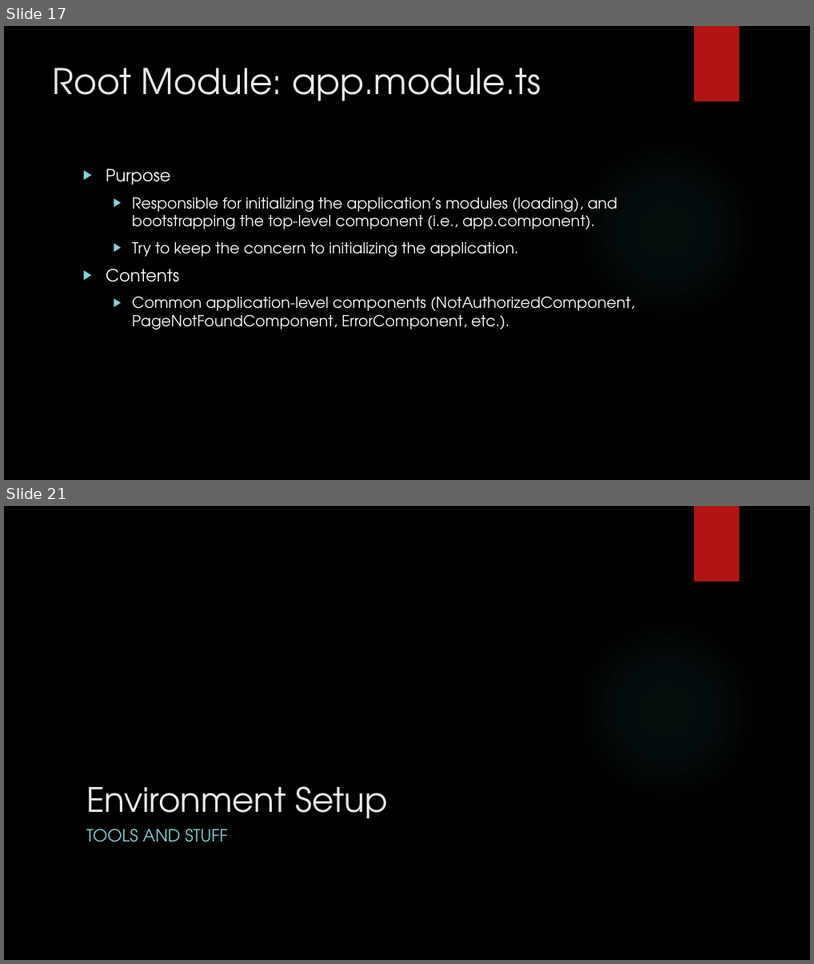
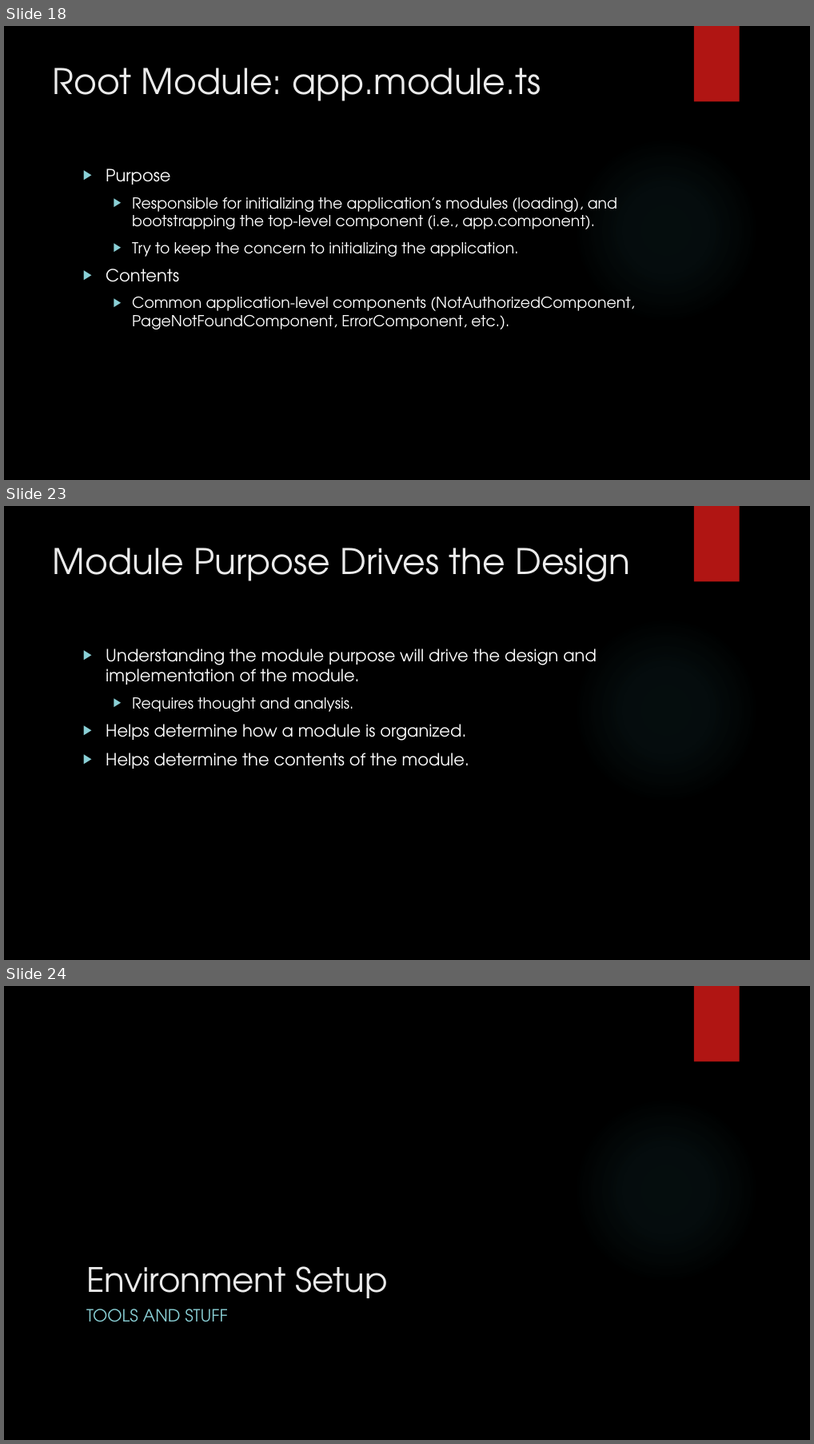
Before and after one commit to buildmotion/custom-angular-modules, a slide deck: presentation/custom-angular-modules.pptx. Shown one above the other, each under a label of ours: slides 17 and 21 before the commit, slides 18, 23 and 24 after it; the slides between them are not shown. The pictures are 814x964 and 814x1444 pixels, drawn with LibreOffice and Linux fonts; fonts in the diff are those of the drawing; background and template pictures are left out. Boxes give left, top, right and bottom in pixels: in the first picture for what was removed or moved away, otherwise in the second. Text is boxed around its words. In the diff, an @@ line names an element or a change of style, - is before the commit and + after.

Commit message:
updating introduction content;

```diff
--- a/presentation/custom-angular-modules.pptx
+++ b/presentation/custom-angular-modules.pptx
@@ slide 23 added at <box>4,506,810,960</box>, background picture (left out); not listed: 2 template elements that a slide beside it also shows @@
@@ title added at <box>53,548,630,582</box>, 42 pt, text #EBEBEB @@
+Module Purpose Drives the Design
@@ text added at <box>106,648,597,768</box>, 20 pt, text #FFFFFF @@
+▶ Understanding the module purpose will drive the design and implementation of the module.
+  ▶ Requires thought and analysis.
+▶ Helps determine how a module is organized.
+▶ Helps determine the contents of the module.
@@ what was slide 17 is now slide 18 @@
@@ what was slide 21 is now slide 24 @@
```
Also in this commit, not shown: 6 slides changed, 3 other slides added.
